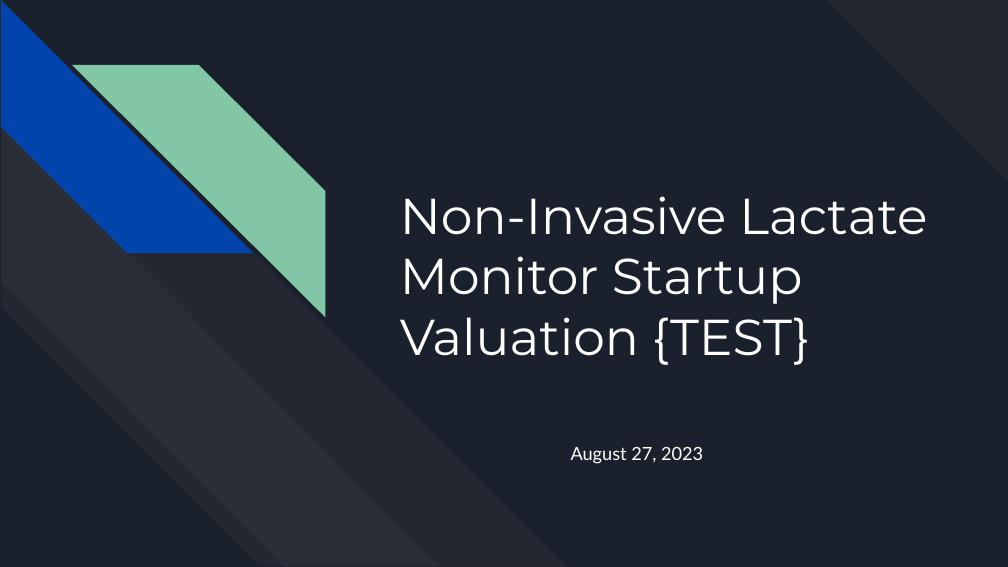
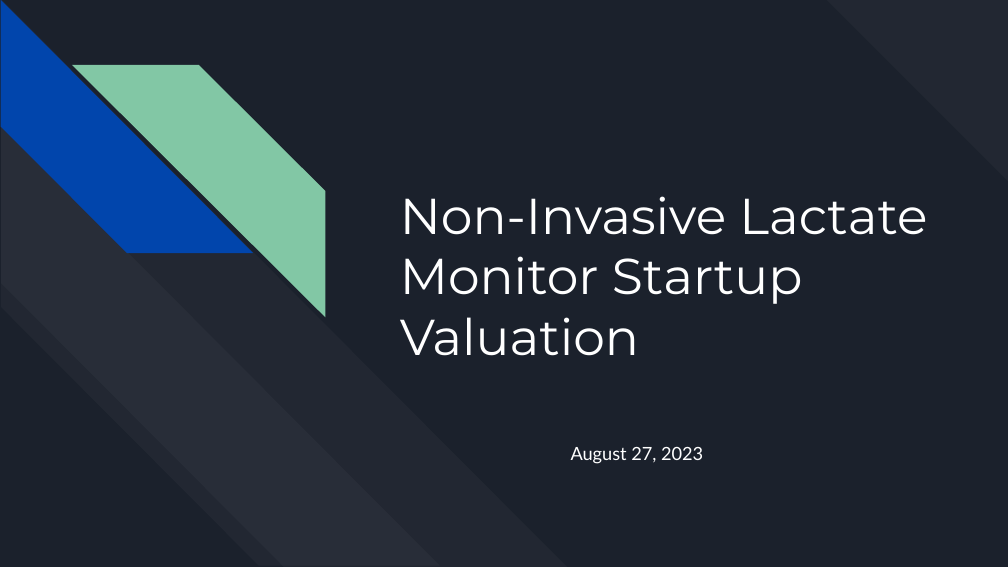
Before and after one commit to jasongraydon01/openwebui-container, a slide deck: slide 1 of pptx_files/Startup Valuation_082723.pptx. Drawn at 1008x567 pixels with LibreOffice and Linux fonts; fonts in the diff are those of the drawing. Boxes give left, top, right and bottom in pixels: in the first picture for what was removed or moved away, otherwise in the second. Text is boxed around its words. In the diff, an @@ line names an element or a change of style, - is before the commit and + after.

```diff
--- a/pptx_files/Startup Valuation_082723.pptx
+++ b/pptx_files/Startup Valuation_082723.pptx
@@ title at <box>400,196,927,356</box>: text changed @@
-Non-Invasive Lactate Monitor Startup Valuation {TEST}
+Non-Invasive Lactate Monitor Startup Valuation
```
Also in this commit, not shown: 1 other file.
